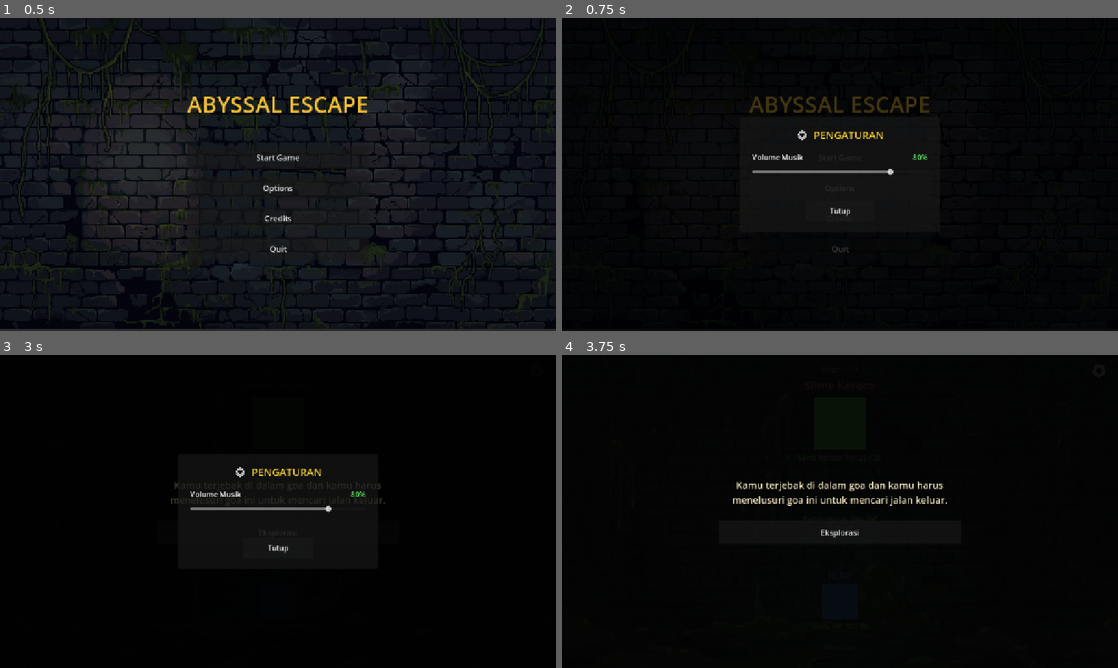
Above: before the commit, frames 1-4 (two rows, left to right).
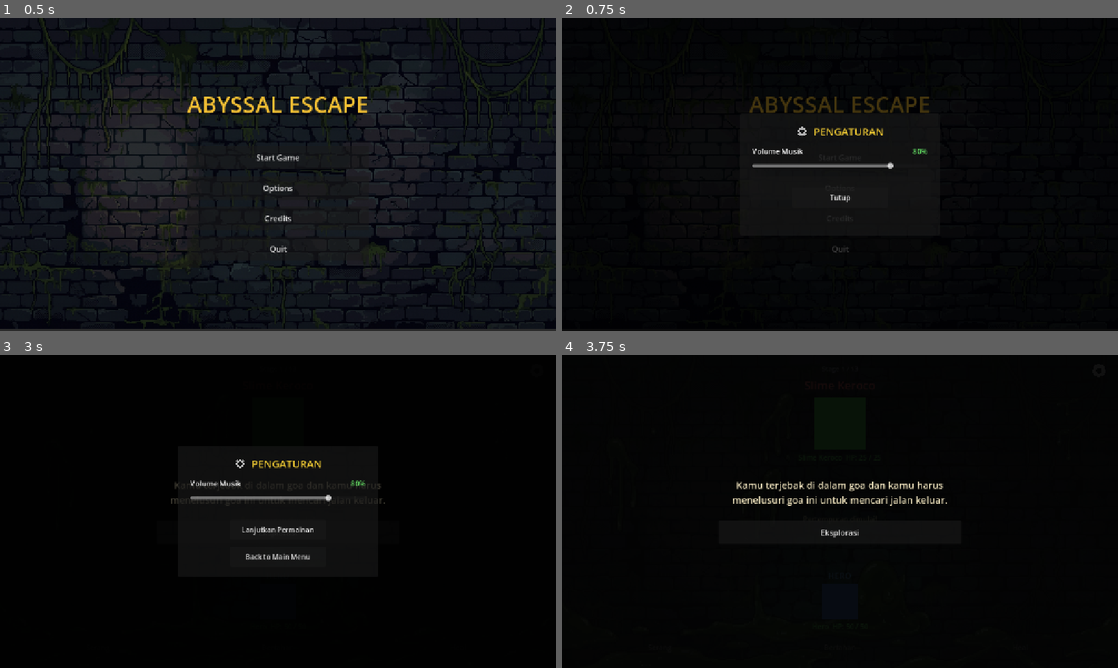
Above: after the commit, the same moments.

Repository: nauvalaslam/abyssal-escape
Game: Godot game, scene res://scenes/main_menu/main_menu.tscn
The game is run twice, just before and just after one commit, with the same random seed, the same clock (stepped at 60 frames per second) and the same inputs.
Inputs (mouse positions are in pixels of both pictures, inside the frame that each line leads up to):
- Up to frame 1 (0.5 s): no input
- Up to frame 2 (0.75 s): click "Options" at 0.5 s
- Up to frame 3 (3 s): click "Tutup" at 1.25 s; click "Start Game" at 2 s; click (539, 370) at 2.75 s
- Up to frame 4 (3.75 s): click "Tutup" (after the commit: "Lanjutkan Permainan") at 3.5 s

Frame 1 is identical in both runs. In frame 2, 1.3% of the frame differs, in the area x 34-66%, y 34-64%; in frame 3, 1.6%, in the area x 34-66%, y 33-66%; in frame 4, nothing differs.

Commit message:
feat: add Back to Main Menu button in in-game options modal

Diff:
--- a/scenes/ui/options_modal.tscn
+++ b/scenes/ui/options_modal.tscn
@@ -32,7 +32,7 @@
 grow_vertical = 2
 
 [node name="PanelContainer" type="PanelContainer" parent="CenterContainer"]
-custom_minimum_size = Vector2(460, 260)
+custom_minimum_size = Vector2(460, 280)
 layout_mode = 2
 
 [node name="MarginContainer" type="MarginContainer" parent="CenterContainer/PanelContainer"]
@@ -44,7 +44,7 @@
 
 [node name="VBoxContainer" type="VBoxContainer" parent="CenterContainer/PanelContainer/MarginContainer"]
 layout_mode = 2
-theme_override_constants/separation = 22
+theme_override_constants/separation = 16
 
 [node name="HeaderTitle" type="HBoxContainer" parent="CenterContainer/PanelContainer/MarginContainer/VBoxContainer"]
 layout_mode = 2
@@ -94,12 +94,19 @@
 value = 80.0
 
 [node name="Spacer" type="Control" parent="CenterContainer/PanelContainer/MarginContainer/VBoxContainer"]
-custom_minimum_size = Vector2(0, 10)
+custom_minimum_size = Vector2(0, 6)
 layout_mode = 2
 
 [node name="CloseButton" type="Button" parent="CenterContainer/PanelContainer/MarginContainer/VBoxContainer"]
-custom_minimum_size = Vector2(160, 48)
+custom_minimum_size = Vector2(220, 46)
 layout_mode = 2
 size_flags_horizontal = 4
 theme_override_font_sizes/font_size = 16
-text = "Tutup"
+text = "Lanjutkan Permainan"
+
+[node name="MainMenuButton" type="Button" parent="CenterContainer/PanelContainer/MarginContainer/VBoxContainer"]
+custom_minimum_size = Vector2(220, 46)
+layout_mode = 2
+size_flags_horizontal = 4
+theme_override_font_sizes/font_size = 16
+text = "Back to Main Menu"
--- a/scripts/ui/battle_arena_ui.gd
+++ b/scripts/ui/battle_arena_ui.gd
@@ -86,7 +86,7 @@
 	defend_btn.pressed.connect(_on_defend_pressed)
 	heal_btn.pressed.connect(_on_heal_pressed)
 	enemy_turn_timer.timeout.connect(_execute_enemy_turn)
-	settings_button.pressed.connect(options_modal.open)
+	settings_button.pressed.connect(func(): options_modal.open(true))
 
 	# Hubungkan tombol Continue di OpeningPanel
 	var continue_btn: Button = $OpeningPanel/CenterContainer/VBoxContainer/ContinueButton
--- a/scripts/ui/options_modal_ui.gd
+++ b/scripts/ui/options_modal_ui.gd
@@ -1,12 +1,13 @@
 # =============================================================================
 # scripts/ui/options_modal_ui.gd
-# Dialog popup Pengaturan (Options) untuk mengatur volume musik BGM.
+# Dialog popup Pengaturan (Options) untuk mengatur volume musik BGM & navigasi.
 # =============================================================================
 extends Control
 
 @onready var volume_slider:      HSlider = $CenterContainer/PanelContainer/MarginContainer/VBoxContainer/VolumeSection/VolumeSlider
 @onready var volume_value_label: Label   = $CenterContainer/PanelContainer/MarginContainer/VBoxContainer/VolumeSection/Header/VolumeValueLabel
 @onready var close_button:       Button  = $CenterContainer/PanelContainer/MarginContainer/VBoxContainer/CloseButton
+@onready var main_menu_button:   Button  = $CenterContainer/PanelContainer/MarginContainer/VBoxContainer/MainMenuButton
 
 func _ready() -> void:
 	var initial_vol: float = AudioManager.get_volume() * 100.0
@@ -15,11 +16,20 @@
 
 	volume_slider.value_changed.connect(_on_volume_changed)
 	close_button.pressed.connect(_on_close_pressed)
+	main_menu_button.pressed.connect(_on_main_menu_pressed)
 
-func open() -> void:
+func open(is_in_game: bool = false) -> void:
 	var current_vol: float = AudioManager.get_volume() * 100.0
 	volume_slider.value = current_vol
 	volume_value_label.text = "%d%%" % int(current_vol)
+
+	# Tombol Kembali ke Main Menu hanya muncul saat di dalam game/pertarungan
+	main_menu_button.visible = is_in_game
+	if is_in_game:
+		close_button.text = "Lanjutkan Permainan"
+	else:
+		close_button.text = "Tutup"
+
 	visible = true
 
 func close() -> void:
@@ -31,3 +41,9 @@
 
 func _on_close_pressed() -> void:
 	close()
+
+func _on_main_menu_pressed() -> void:
+	close()
+	PlayerData.reset_player()
+	AudioManager.play_main_menu()
+	get_tree().change_scene_to_file("res://scenes/main_menu/main_menu.tscn")
Not shown, added: assets/icons/settings_icon.png.import
